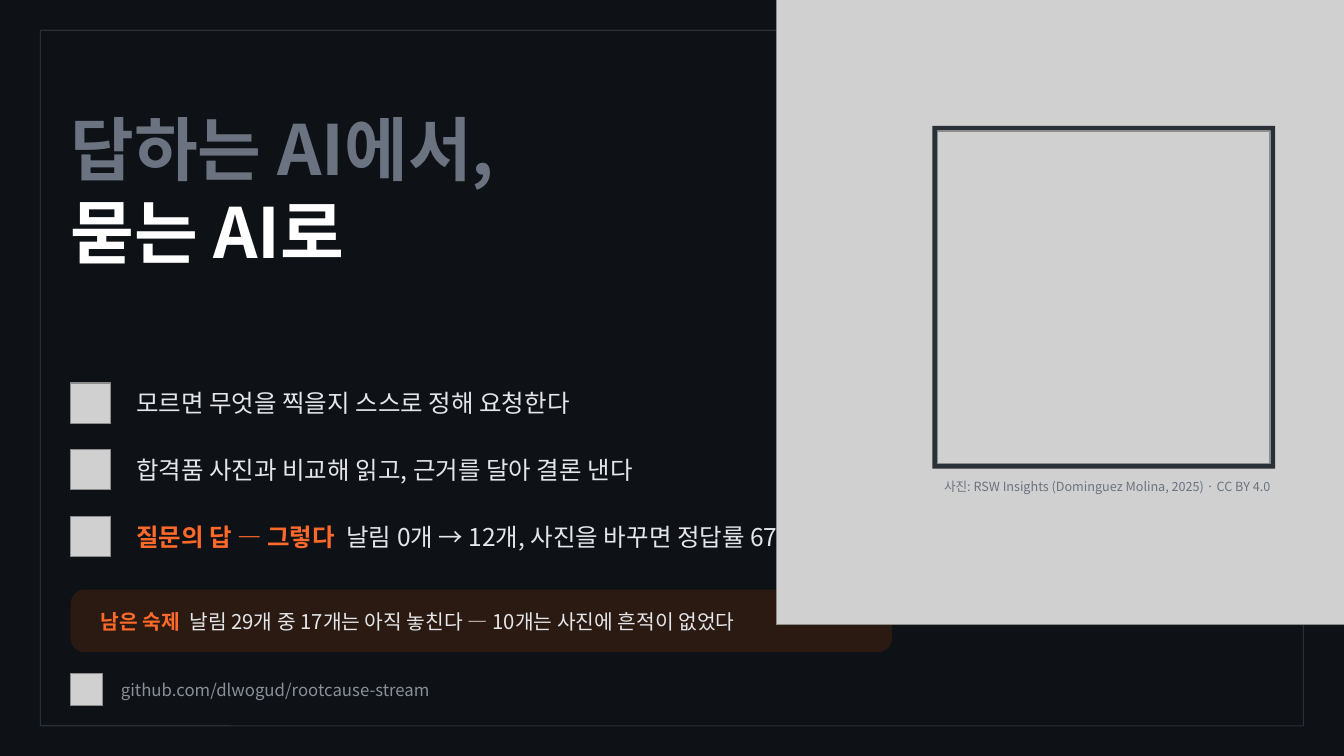
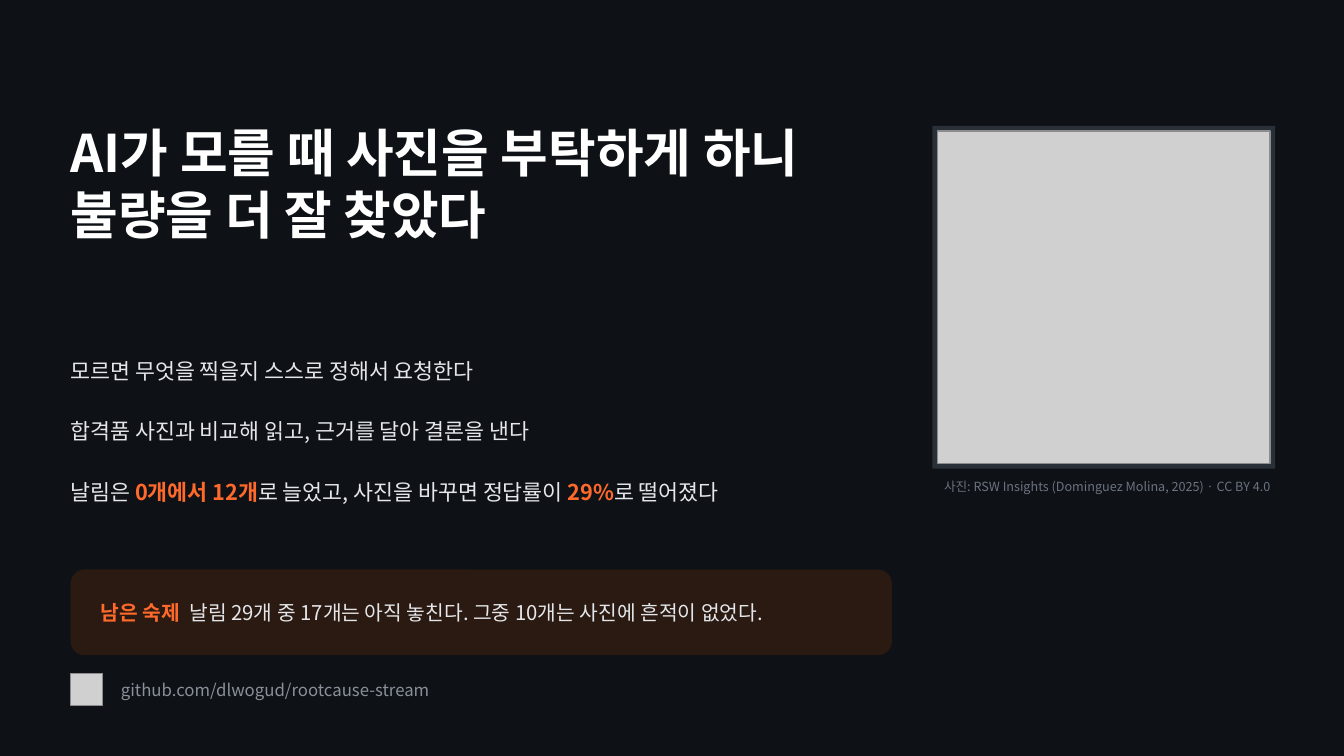
Before and after one commit to dlwogud/rootcause-stream, a slide deck: slide 12 of deck/RootCause_Stream_발표자료.pptx (slide 11 before the commit). Drawn at 1344x756 pixels with LibreOffice and Linux fonts; fonts in the diff are those of the drawing; grey boxes stand for pictures; background and template pictures are left out. Boxes give left, top, right and bottom in pixels: in the first picture for what was removed or moved away, otherwise in the second. Text is boxed around its words. In the diff, an @@ line names an element or a change of style, - is before the commit and + after.

```diff
--- a/deck/RootCause_Stream_발표자료.pptx
+++ b/deck/RootCause_Stream_발표자료.pptx
@@ picture removed at bbox=[776, 0, 1344, 625] @@
@@ line removed from (40, 30) to (40, 726) @@
@@ line removed from (40, 30) to (1304, 30) @@
@@ line removed from (1304, 30) to (1304, 726) @@
@@ text removed at bbox=[71, 117, 494, 264] @@
-답하는 AI에서,
-묻는 AI로
@@ text added at bbox=[71, 128, 798, 239], 37 pt, text #FFFFFF, bold @@
+AI가 모를 때 사진을 부탁하게 하니
+불량을 더 잘 찾았다
@@ text at bbox=[71, 361, 474, 381]: text changed; size 17.5 to 15.5 pt @@
-모르면 무엇을 찍을지 스스로 정해 요청한다
+모르면 무엇을 찍을지 스스로 정해서 요청한다
@@ picture removed at bbox=[71, 383, 111, 423] @@
@@ text at bbox=[71, 421, 529, 443]: text changed; size 17.5 to 15.5 pt @@
-합격품 사진과 비교해 읽고, 근거를 달아 결론 낸다
+합격품 사진과 비교해 읽고, 근거를 달아 결론을 낸다
@@ vertical alignment middle to top in 3 elements at bbox=[71, 361, 474, 381], bbox=[71, 421, 529, 443], bbox=[71, 481, 719, 504] @@
@@ picture removed at bbox=[71, 450, 111, 490] @@
@@ text at bbox=[71, 481, 719, 504]: text changed; size 17.5 to 15.5 pt @@
-질문의 답 — 그렇다 날림 0개 → 12개, 사진을 바꾸면 정답률 67% → 29%
+날림은 0개에서 12개로 늘었고, 사진을 바꾸면 정답률이 29%로 떨어졌다
@@ picture removed at bbox=[71, 516, 111, 557] @@
@@ rounded rectangle: place and size @@
-rounded rectangle at bbox=[71, 590, 892, 652]
+rounded rectangle at bbox=[71, 570, 892, 655]
@@ rounded rectangle at bbox=[71, 570, 892, 655]: proportions changed @@
@@ text at bbox=[101, 603, 763, 622]: text changed @@
-남은 숙제 날림 29개 중 17개는 아직 놓친다 — 10개는 사진에 흔적이 없었다
+남은 숙제 날림 29개 중 17개는 아직 놓친다. 그중 10개는 사진에 흔적이 없었다.
@@ line removed from (40, 726) to (1304, 726) @@
```
Also in this commit, not shown: 17 other slides changed, 1 slide added, 6 other files.
